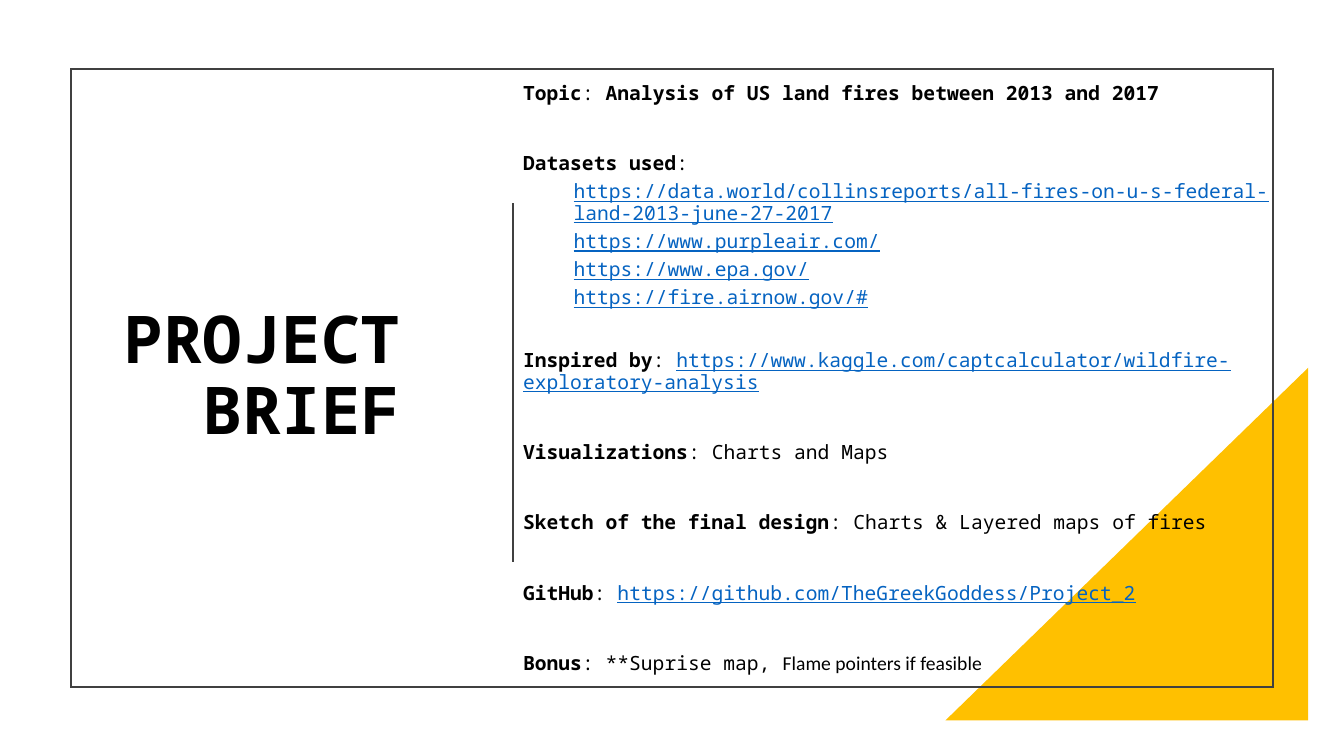
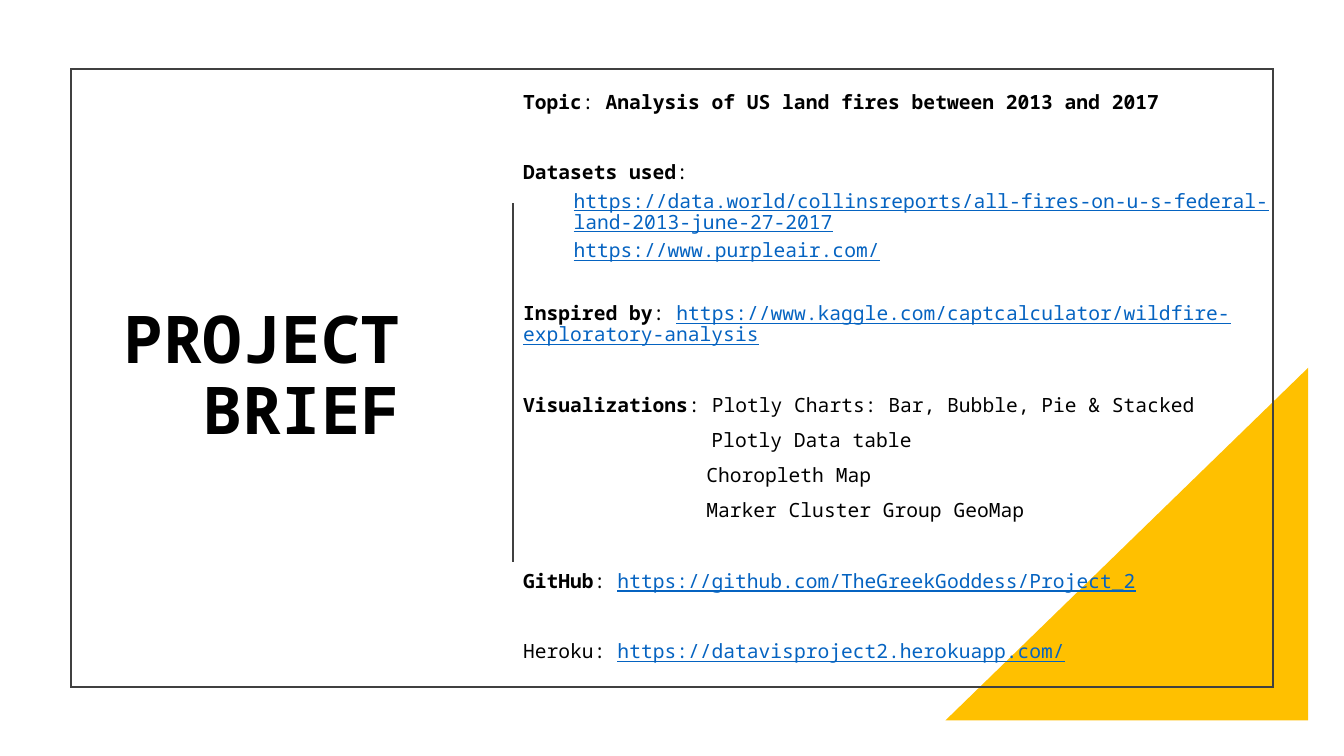
Before and after one commit to Mirgadir/Project_2, a slide deck: slide 2 of Project_2.pptx. Drawn at 1344x756 pixels with LibreOffice and Linux fonts; fonts in the diff are those of the drawing. Boxes give left, top, right and bottom in pixels: in the first picture for what was removed or moved away, otherwise in the second. Text is boxed around its words. In the diff, an @@ line names an element or a change of style, - is before the commit and + after.

```diff
--- a/Project_2.pptx
+++ b/Project_2.pptx
@@ text "Topic: Analysis of US land ...": place and size @@
-text "Topic: Analysis of US land ..." at (523,84,1268,675)
+text "Topic: Analysis of US land ..." at (523,93,1268,665)
@@ text at (574,261,868,309): paragraphs removed @@
-  https://www.epa.gov/
-  https://fire.airnow.gov/#
@@ text at (523,397,1194,522): text changed @@
-Visualizations: Charts and Maps
-Sketch of the final design: Charts & Layered maps of fires
+Visualizations: Plotly Charts: Bar, Bubble, Pie & Stacked
+Plotly Data table
+Choropleth Map
+Marker Cluster Group GeoMap
@@ text at (523,640,1064,665): text changed; font Calibri to Noto Sans Mono; text colour #000000 to #0563C1 @@
-Bonus: **Suprise map, Flame pointers if feasible
+Heroku: https://datavisproject2.herokuapp.com/
```
Also in this commit, not shown: 2 other slides changed, 1 slide added, 1 other file.
